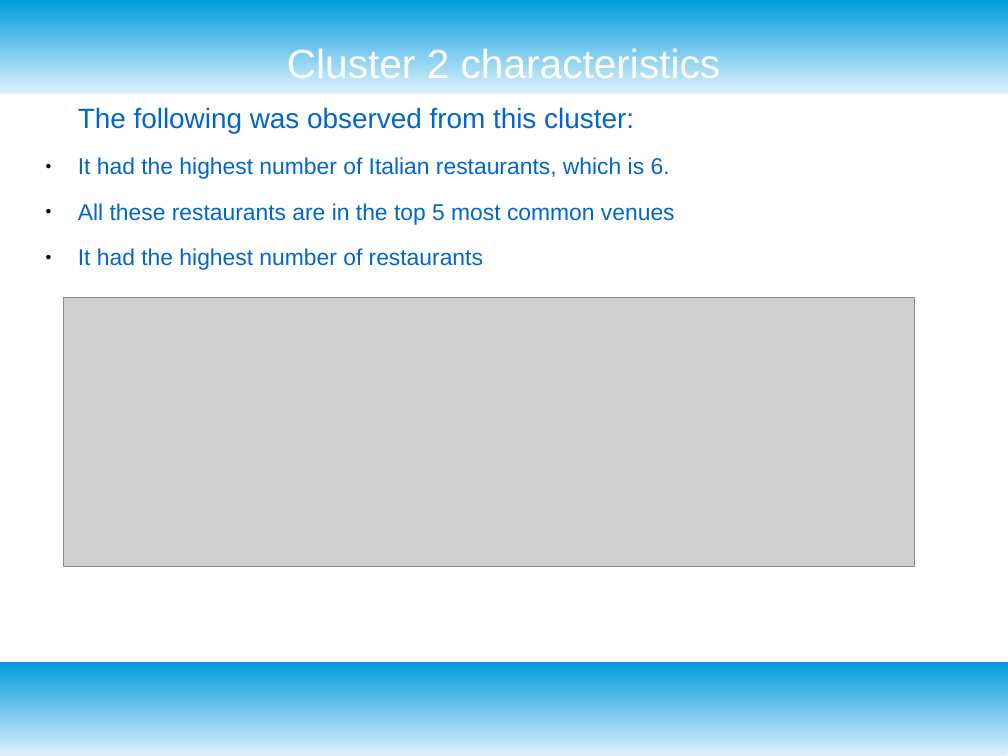
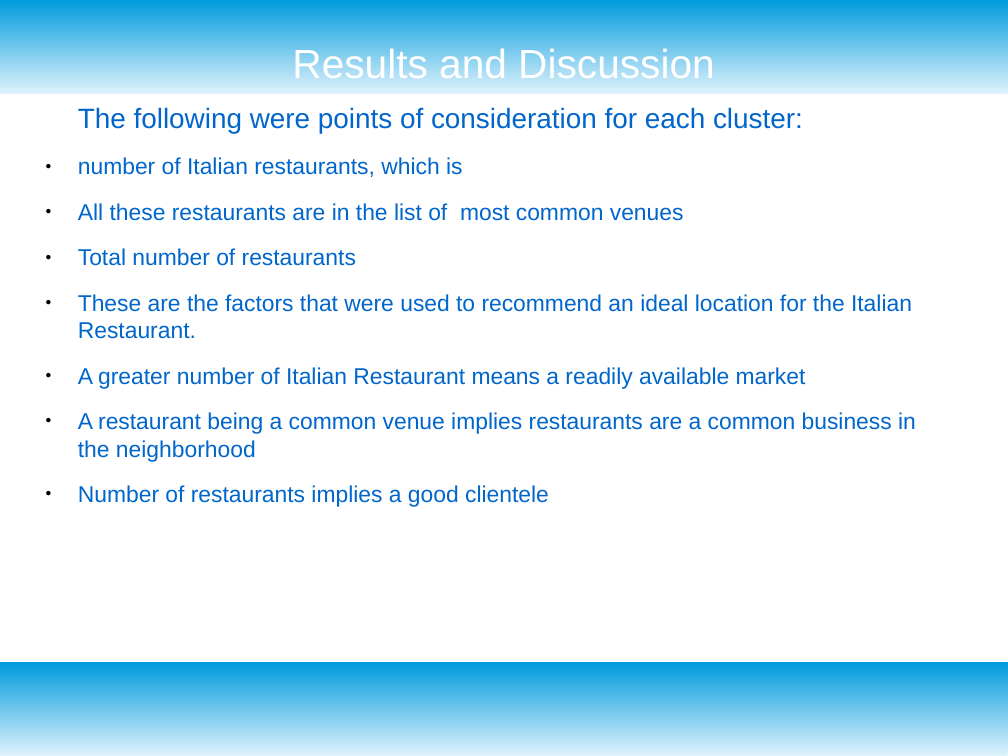
Before and after one commit to Tatenda23/Cousera_Capstone, a slide deck: slide 11 of Presentation.odp (slide 10 before the commit). Drawn at 1008x756 pixels with LibreOffice and Linux fonts; fonts in the diff are those of the drawing; grey boxes stand for pictures. Boxes give left, top, right and bottom in pixels: in the first picture for what was removed or moved away, otherwise in the second. Text is boxed around its words. In the diff, an @@ line names an element or a change of style, - is before the commit and + after.

```diff
--- a/Presentation.odp
+++ b/Presentation.odp
@@ title at <box>292,45,714,79</box>: text changed @@
-Cluster 2 characteristics
+Results and Discussion
@@ text at <box>78,107,916,507</box>: text changed @@
-The following was observed from this cluster:
-● It had the highest number of Italian restaurants, which is 6.
-● All these restaurants are in the top 5 most common venues
-● It had the highest number of restaurants
+The following were points of consideration for each cluster:
+● number of Italian restaurants, which is
+● All these restaurants are in the list of most common venues
+● Total number of restaurants
+● These are the factors that were used to recommend an ideal location for the Italian Restaurant.
+● A greater number of Italian Restaurant means a readily available market
+● A restaurant being a common venue implies restaurants are a common business in the neighborhood
+● Number of restaurants implies a good clientele
@@ picture removed at <box>64,297,915,567</box> @@
```
Also in this commit, not shown: 4 other slides changed, 8 slides added, 3 slides removed, 2 other files.
